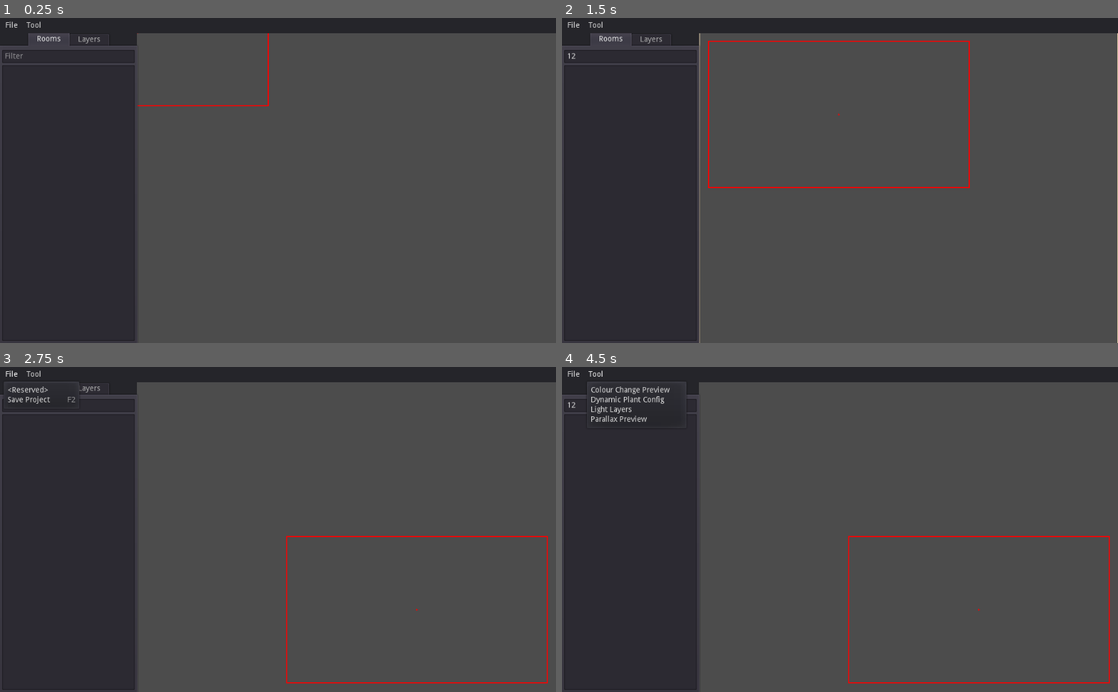
Above: before the commit, frames 1-4 (two rows, left to right).
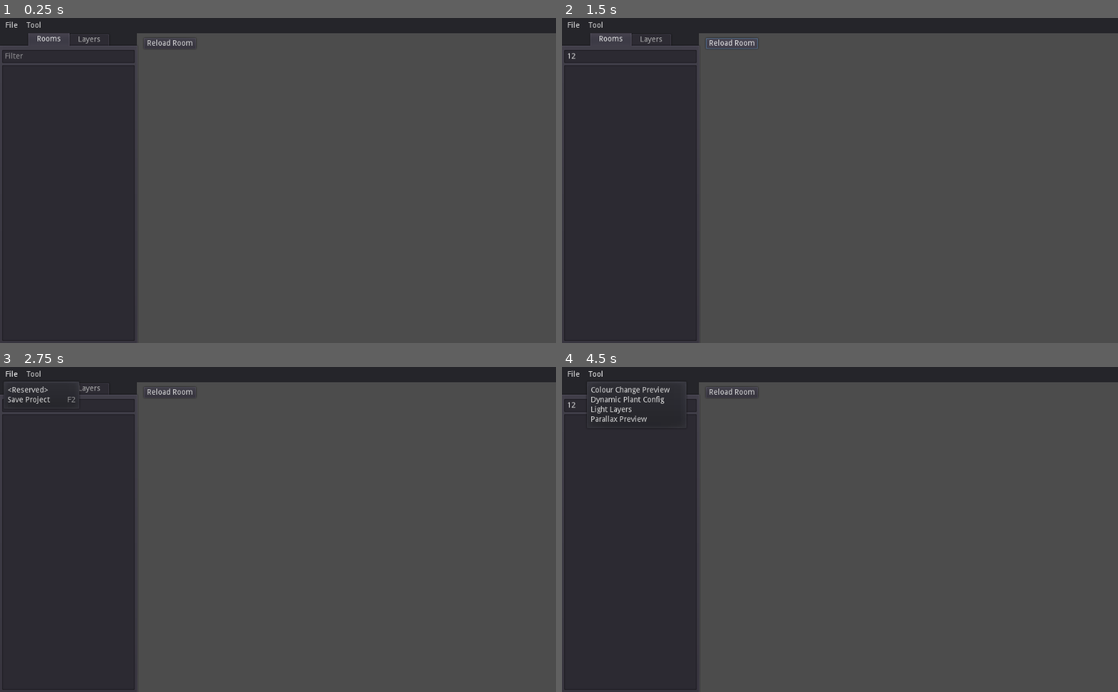
Above: after the commit, the same moments.

Repository: taedixon/vedge-godot-tool
Game: Godot game, scene res://ui/ui_main.tscn
Same seed, same stepped clock (60 frames per second), same inputs: the game is played once before the commit and once after it. The engine's default icon, where the game draws it, is replaced by a stand-in: a white triangle on a blue panel in a dark square.
Inputs (mouse positions are in pixels of both pictures, inside the frame that each line leads up to):
- Up to frame 1 (0.25 s): no input
- Up to frame 2 (1.5 s): click (628, 57) at 0.52 s; type "12" at 0.6 s; click (734, 44) at 1.25 s, where only the run after the commit has a clickable "Reload Room"
- Up to frame 3 (2.75 s): click "File" at 2 s
- Up to frame 4 (4.5 s): click "Tool" at 2.75 s; click "File" at 3.5 s; click "Tool" at 4.25 s

The runs differ from the first frame. In frame 1, 0.2% of the frame differs, in the area x 24-49%, y 4-28%; in frame 2, 1.2%, in the area x 24-100%, y 4-100%; in frame 3, 0.8%; in frame 4, 0.8%.
Error in both runs: Invalid type in function 'open' in base '_File'. Cannot convert argument 1 from Nil to String. (res://util/GmsAssetCache.gd:100)

Commit message:
mmb movement

Diff:
--- a/scenes/light_editor.gd
+++ b/scenes/light_editor.gd
@@ -40,5 +40,8 @@
 func on_layer_detail_changed(layer, detail):
 	map.update_metadata(layer, detail)
 
+func commit_changes():
+	save()
+
 func save():
 	map.save()
--- a/scenes/map_container.gd
+++ b/scenes/map_container.gd
@@ -46,12 +46,15 @@
 	map.position.y -= Input.get_action_strength("scroll_down") * translate_spd *  delta
 	var prev_scale = map.scale.x
 	var new_scale = prev_scale
+	var ctrl_held = Input.is_key_pressed(KEY_CONTROL)
+	var mmb_held = (Input.get_mouse_button_mask() & BUTTON_MASK_MIDDLE) != 0
+
 	if Input.is_action_just_released("map_zoom_in"):
 		new_scale += scale_strength
 	if Input.is_action_just_released("map_zoom_out"):
 		if map.scale.x > 0.3:
 			new_scale -= scale_strength
-	if Input.is_action_just_pressed("map_zoom_reset"):
+	if ctrl_held && Input.is_action_just_pressed("map_zoom_reset"):
 		new_scale = 1
 	if new_scale != prev_scale:
 		var scale_delta = new_scale - prev_scale
@@ -63,11 +66,14 @@
 
 	var mousepos = get_local_mouse_position()
 	if mousepos != last_mouse_pos:
+		if !ctrl_held && mmb_held:
+			map.position += (mousepos - last_mouse_pos)
 		mouse_travel += last_mouse_pos.distance_to(mousepos)
 		last_mouse_pos = mousepos
 		update()
 
-	colour_picking = Input.is_key_pressed(KEY_CONTROL)
+
+	colour_picking = Input.is_key_pressed(KEY_ALT)
 
 	var mb = 0
 	if (Input.get_mouse_button_mask() & BUTTON_MASK_LEFT) != 0:
--- a/scenes/parallax_preview.gd
+++ b/scenes/parallax_preview.gd
@@ -2,6 +2,7 @@
 
 onready var roomlist = $room_picker
 onready var map = $map_controller/gms_map
+onready var controller = $map_controller
 
 # Called when the node enters the scene tree for the first time.
 func _ready():
@@ -17,6 +18,10 @@
 
 func on_room_select(room_path):
 	map.room_path = room_path
+	controller.on_room_changed()
 
 func on_layer_selected(layer_name):
 	map.set_active_layer(layer_name)
+
+func on_reload_room():
+	map.set_room_path(map.room_path)
--- a/scenes/parallax_preview.tscn
+++ b/scenes/parallax_preview.tscn
@@ -29,9 +29,20 @@
 
 [node name="room_picker" parent="." instance=ExtResource( 2 )]
 
+[node name="btn_reload" type="Button" parent="."]
+margin_left = 264.901
+margin_top = 10.4763
+margin_right = 360.901
+margin_bottom = 30.4763
+text = "Reload Room"
+__meta__ = {
+"_edit_use_anchors_": false
+}
+
 [connection signal="focus_entered" from="map_controller" to="map_controller" method="on_focus_gain"]
 [connection signal="focus_exited" from="map_controller" to="map_controller" method="on_focus_loss"]
 [connection signal="mouse_entered" from="map_controller" to="map_controller" method="on_mouse_enter"]
 [connection signal="mouse_exited" from="map_controller" to="map_controller" method="on_mouse_exit"]
 [connection signal="layer_selected" from="room_picker" to="." method="on_layer_selected"]
 [connection signal="room_selected" from="room_picker" to="." method="on_room_select"]
+[connection signal="pressed" from="btn_reload" to="." method="on_reload_room"]
--- a/scenes/parallax_view_controller.gd
+++ b/scenes/parallax_view_controller.gd
@@ -3,12 +3,9 @@
 onready var map = $gms_map
 
 var cam_position = Vector2()
+var last_mousepos = Vector2()
 const view_size = Vector2(480, 270)
 var view_scale = 1.0
-
-# Called when the node enters the scene tree for the first time.
-func _ready():
-	pass # Replace with function body.
 
 
 func _process(delta):
@@ -20,10 +17,15 @@
 		translate_spd *= 2
 	translate_spd *= max(1, map.scale.x)
 	var last_cam_position = cam_position
+	var ctrl_held = Input.is_key_pressed(KEY_CONTROL)
+	var mmb_held = (Input.get_mouse_button_mask() & BUTTON_MASK_MIDDLE) != 0
 	cam_position.x -= Input.get_action_strength("scroll_left") * translate_spd * delta
 	cam_position.x += Input.get_action_strength("scroll_right") * translate_spd *  delta
 	cam_position.y -= Input.get_action_strength("scroll_up") * translate_spd *  delta
 	cam_position.y += Input.get_action_strength("scroll_down") * translate_spd *  delta
+	if !ctrl_held && mmb_held:
+		cam_position += get_local_mouse_position() - last_mousepos
+	last_mousepos = get_local_mouse_position()
 
 	cam_position.x = clamp(cam_position.x, view_size.x/2, map.bounds.size.x - view_size.x/2)
 	cam_position.y = clamp(cam_position.y, view_size.y/2, map.bounds.size.y - view_size.y/2)
@@ -44,7 +46,7 @@
 	if Input.is_action_just_released("map_zoom_out"):
 		if map.scale.x > 0.3:
 			new_scale -= scale_strength
-	if Input.is_action_just_pressed("map_zoom_reset"):
+	if ctrl_held && Input.is_action_just_pressed("map_zoom_reset"):
 		new_scale = 1
 	if new_scale != prev_scale:
 		var scale_delta = new_scale - prev_scale
@@ -53,17 +55,17 @@
 		view_scale = new_scale
 		update()
 
-
 func _draw():
-	var offset_cam_position = cam_position* view_scale + map.position
-	var cam_rect = Rect2(offset_cam_position - view_size/2*view_scale, view_size * view_scale)
-	draw_rect(cam_rect, Color.red, false, 2.0)
-	var off1 = Vector2(-2, 0)
-	var off2 = Vector2(0, -2)
-	draw_line(offset_cam_position + off1, offset_cam_position - off1, Color.red)
-	draw_line(offset_cam_position + off2, offset_cam_position - off2, Color.red)
-	if has_focus():
-		draw_rect(Rect2(0, 0, rect_size.x, rect_size.y), Color.wheat, false)
+	if map.room_name != "":
+		var offset_cam_position = cam_position* view_scale + map.position
+		var cam_rect = Rect2(offset_cam_position - view_size/2*view_scale, view_size * view_scale)
+		draw_rect(cam_rect, Color.red, false, 2.0)
+		var off1 = Vector2(-2, 0)
+		var off2 = Vector2(0, -2)
+		draw_line(offset_cam_position + off1, offset_cam_position - off1, Color.red)
+		draw_line(offset_cam_position + off2, offset_cam_position - off2, Color.red)
+		if has_focus():
+			draw_rect(Rect2(0, 0, rect_size.x, rect_size.y), Color.wheat, false)
 
 func on_focus_loss():
 	update()
@@ -76,3 +78,8 @@
 
 func on_mouse_enter():
 	grab_focus()
+
+func on_room_changed():
+	cam_position = map.bounds.size/2 + view_size/2
+	view_scale = 1.0
+	update()
--- a/scenes/playaround.tscn
+++ b/scenes/playaround.tscn
@@ -89,3 +89,22 @@
 __meta__ = {
 "_edit_use_anchors_": false
 }
+
+[node name="PanelContainer" type="PanelContainer" parent="."]
+margin_left = 1042.82
+margin_top = 4.57214
+margin_right = 1313.82
+margin_bottom = 98.5721
+__meta__ = {
+"_edit_use_anchors_": false
+}
+
+[node name="RichTextLabel" type="RichTextLabel" parent="PanelContainer"]
+margin_left = 7.0
+margin_top = 7.0
+margin_right = 264.0
+margin_bottom = 87.0
+text = "Here is some really long text. It's got a bunch of words and the words scroll across multiple lines. That's fun."
+__meta__ = {
+"_edit_use_anchors_": false
+}
